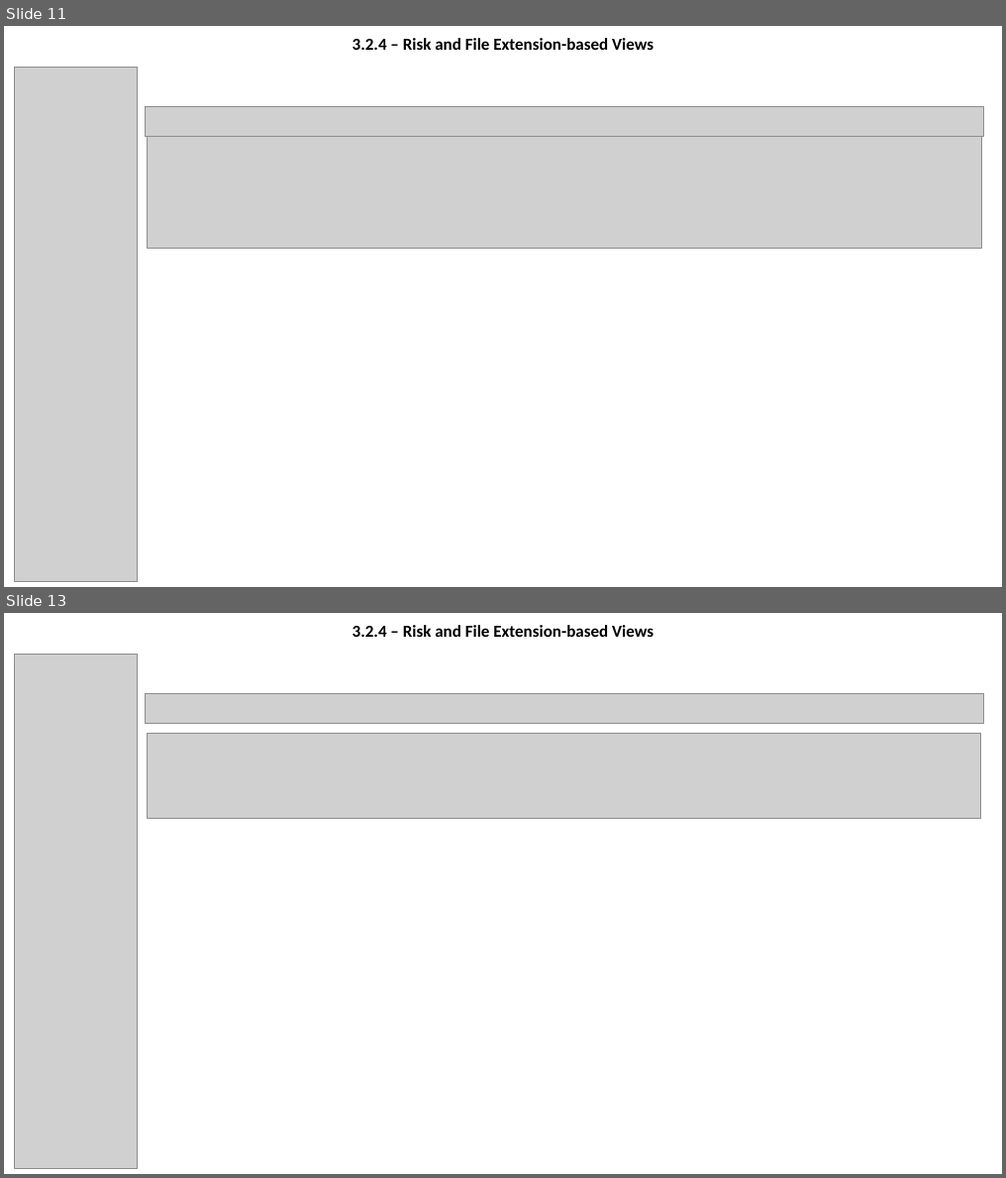
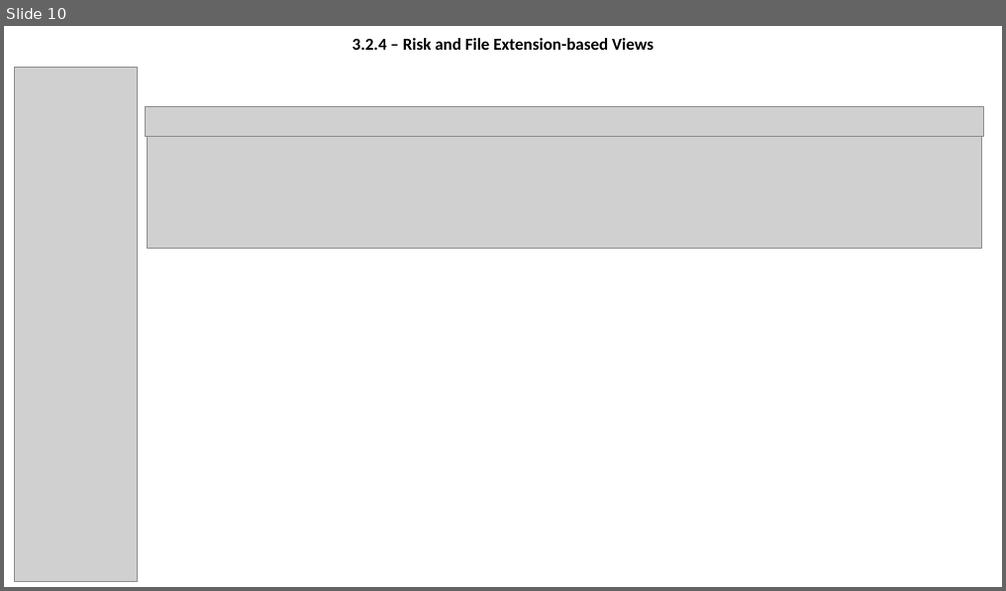
Before and after one commit to olegtaranenko/icap-management-ui-1, a slide deck: design/wireframe.pptx. Shown one above the other, each under a label of ours: slides 11 and 13 before the commit, slide 10 after it; the slides between them are not shown. The pictures are 1006x1178 and 1006x591 pixels, drawn with LibreOffice and Linux fonts; fonts in the diff are those of the drawing; grey boxes stand for pictures; background and template pictures are left out. Boxes give left, top, right and bottom in pixels: in the first picture for what was removed or moved away, otherwise in the second. Text is boxed around its words. In the diff, an @@ line names an element or a change of style, - is before the commit and + after.

```diff
--- a/design/wireframe.pptx
+++ b/design/wireframe.pptx
@@ slide 13 removed at [4,613,1002,1174], background picture (left out) @@
@@ title removed at [352,625,653,637] @@
-3.2.4 – Risk and File Extension-based Views
@@ picture removed at [15,655,138,1169] @@
@@ picture removed at [145,694,983,723] @@
@@ picture removed at [147,733,982,818] @@
@@ what was slide 11 is now slide 10 @@
```
Also in this commit, not shown: 7 slides changed, 3 other slides removed.
